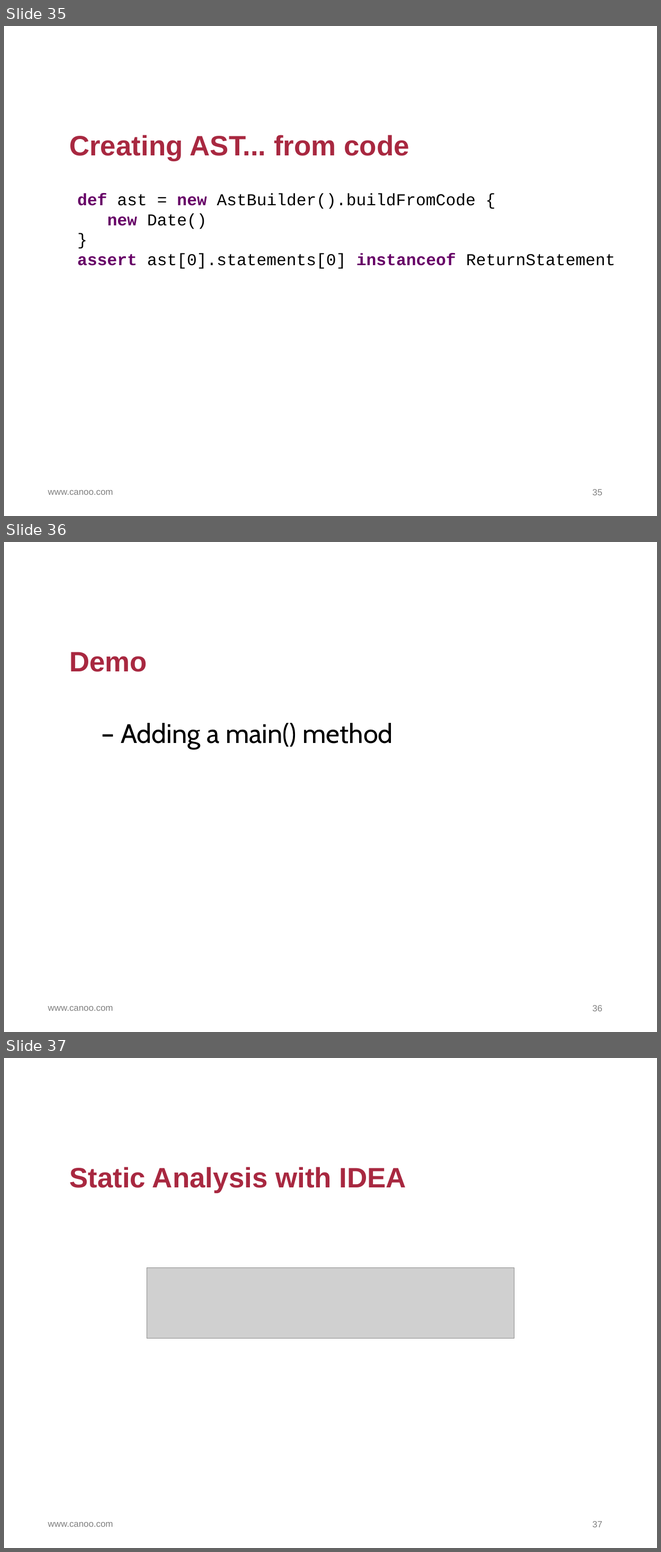
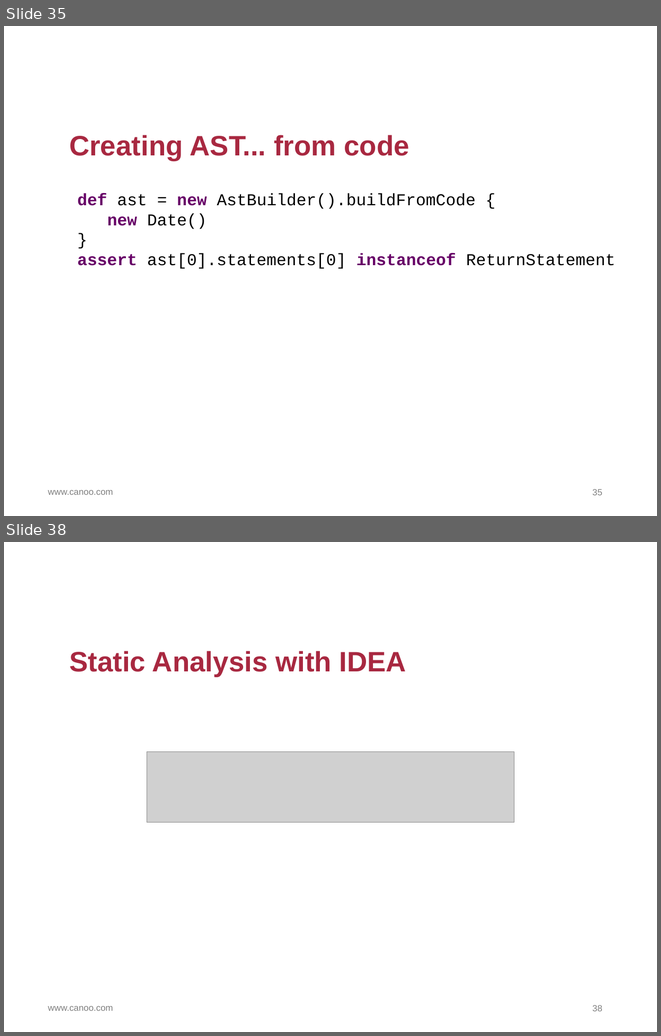
Before and after one commit to HamletDRC/presentations, a slide deck: asttransformations/AstTransformations.odp. Shown one above the other, each under a label of ours: slides 35, 36 and 37 before the commit, slides 35 and 38 after it; the slides between them are not shown. The pictures are 661x1552 and 661x1036 pixels, drawn with LibreOffice and Linux fonts; fonts in the diff are those of the drawing; grey boxes stand for pictures; background and template pictures are left out. Boxes give left, top, right and bottom in pixels: in the first picture for what was removed or moved away, otherwise in the second. Text is boxed around its words. In the diff, an @@ line names an element or a change of style, - is before the commit and + after.

```diff
--- a/asttransformations/AstTransformations.odp
+++ b/asttransformations/AstTransformations.odp
@@ slide 36 removed at [4, 542, 657, 1032], background #FFFFFF; not listed: 1 template element that a slide beside it also shows @@
@@ title removed at [69, 652, 147, 672] @@
-Demo
@@ text removed at [121, 723, 392, 749] @@
-– Adding a main() method
@@ page number removed at [592, 1005, 602, 1011] @@
-36
@@ what was slide 37 is now slide 38 @@
@@ page number at [592, 1005, 602, 1011]: text changed @@
-37
+38
```
Also in this commit, not shown: 5 slides changed, 2 slides added, 1 other file.
